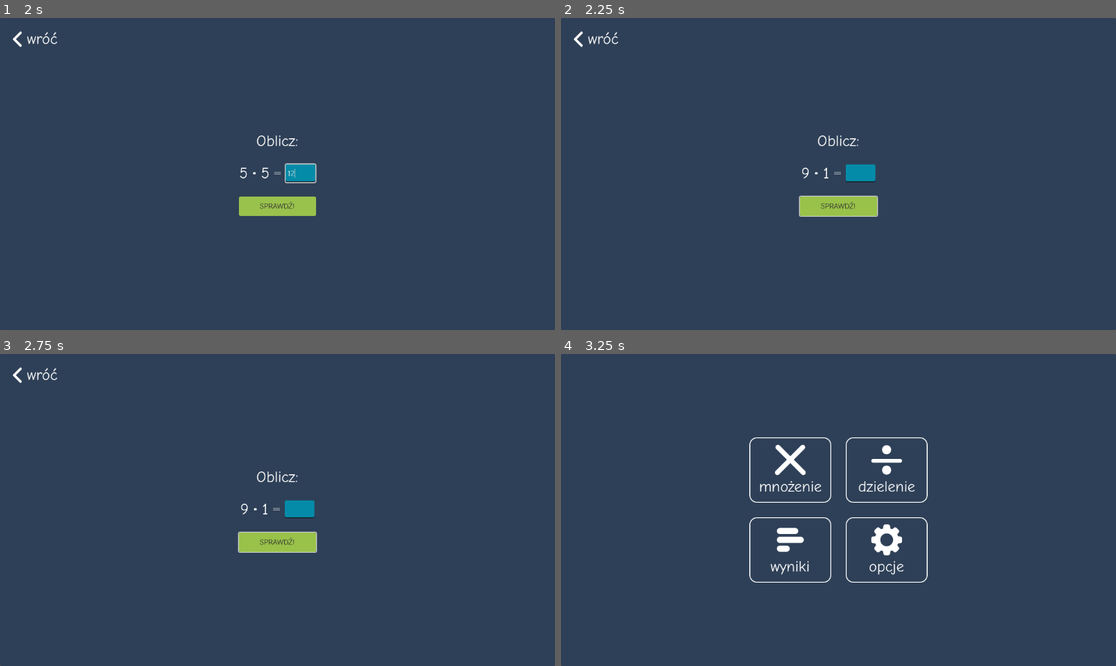
Above: before the commit, frames 1-4 (two rows, left to right).
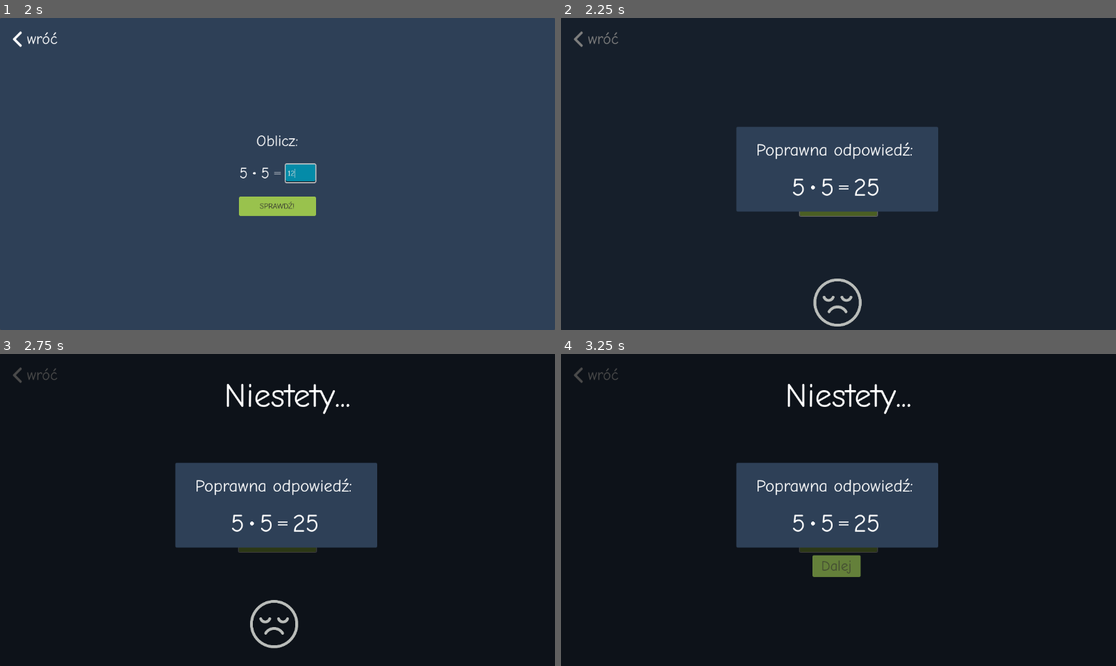
Above: after the commit, the same moments.

Repository: Ajver/tabliczka-mnozenia
Game: Godot game, scene res://src/MainMenu/MainMenu.tscn
Two runs of this game, one before a commit and one after it. Both use one fixed random seed, a clock stepped at 60 frames per second and the inputs below.
Inputs (mouse positions are in pixels of both pictures, inside the frame that each line leads up to):
- Up to frame 1 (2 s): click (227, 133) at 0.52 s; click (299, 174) at 1.27 s; type "12" at 1.35 s
- Up to frame 2 (2.25 s): click "SPRAWDŹ!" at 2 s
- Up to frame 3 (2.75 s): no input
- Up to frame 4 (3.25 s): click (594, 375) at 2.75 s

Frame 1 is identical in both runs. In frame 2, 92% of the frame differs, in the area x 0-100%, y 0-100%; in frame 3, 92%; in frame 4, 92%.

Commit message:
Create Wrong Answer Popup

Diff:
--- a/project/src/AnswerPopups/CorrectAnswerPopup/CorrectAnswerPopup.tscn
+++ b/project/src/AnswerPopups/CorrectAnswerPopup/CorrectAnswerPopup.tscn
@@ -403,10 +403,10 @@
 anchor_top = 0.5
 anchor_right = 0.5
 anchor_bottom = 0.5
-offset_left = -250.0
-offset_top = -164.0
-offset_right = 274.0
-offset_bottom = 198.0
+offset_left = 316.0
+offset_top = 112.0
+offset_right = 840.0
+offset_bottom = 474.0
 grow_horizontal = 2
 grow_vertical = 2
 rotation = 0.152783
@@ -424,10 +424,10 @@
 anchor_top = 0.5
 anchor_right = 0.5
 anchor_bottom = 0.5
-offset_left = -173.0
-offset_top = -128.0
-offset_right = 165.0
-offset_bottom = 141.0
+offset_left = 403.0
+offset_top = 163.0
+offset_right = 741.0
+offset_bottom = 432.0
 grow_horizontal = 2
 grow_vertical = 2
 pivot_offset = Vector2(169, 134)
@@ -443,10 +443,10 @@
 anchor_top = 0.5
 anchor_right = 0.5
 anchor_bottom = 0.5
-offset_left = -37.0
-offset_top = -67.0
-offset_right = 57.0
-offset_bottom = 57.0
+offset_left = 535.0
+offset_top = 237.0
+offset_right = 629.0
+offset_bottom = 361.0
 grow_horizontal = 2
 grow_vertical = 2
 scale = Vector2(1e-05, 1e-05)
@@ -457,10 +457,10 @@
 
 [node name="Label" type="Label" parent="Pivot"]
 layout_mode = 0
-offset_left = -131.0
-offset_top = 342.0
-offset_right = 127.0
-offset_bottom = 434.0
+offset_left = 430.0
+offset_top = 462.0
+offset_right = 688.0
+offset_bottom = 554.0
 pivot_offset = Vector2(129, 48)
 theme_override_colors/font_shadow_color = Color(0.313726, 0.129412, 0, 0.517647)
 theme_override_constants/shadow_offset_x = 1
--- /dev/null
+++ b/project/src/AnswerPopups/WrongAnswerPopup/WrongAnswerPopup.gd
@@ -0,0 +1,38 @@
+extends Control
+
+signal animation_end
+
+@onready var multiply_sign: Control = %MultiplySign
+@onready var divide_sign: Control = %DivideSign
+@onready var correct_a_label: Label = %CorrectA
+@onready var correct_b_label: Label = %CorrectB
+@onready var correct_result_label: Label = %CorrectResult
+@onready var continue_btn: Button = %ContinueBtn
+@onready var animation_player: AnimationPlayer = $AnimationPlayer
+
+
+func _ready() -> void:
+	hide()
+	continue_btn.pressed.connect(_continue)
+
+
+func play(correct_a: int, correct_b: int, correct_result: int, operation: String) -> void:
+	correct_a_label.text = str(correct_a)
+	correct_b_label.text = str(correct_b)
+	correct_result_label.text = str(correct_result)
+
+	if operation == "multiply":
+		multiply_sign.show()
+		divide_sign.hide()
+	else:
+		multiply_sign.hide()
+		divide_sign.show()
+
+	show()
+
+	animation_player.play("fade_in")
+
+
+func _continue() -> void:
+	animation_end.emit()
+	hide()
--- /dev/null
+++ b/project/src/AnswerPopups/WrongAnswerPopup/WrongAnswerPopup.tscn
@@ -0,0 +1,329 @@
+[gd_scene load_steps=9 format=3 uid="uid://diw4mtbdis572"]
+
+[ext_resource type="Script" path="res://src/AnswerPopups/WrongAnswerPopup/WrongAnswerPopup.gd" id="1_cba6y"]
+[ext_resource type="Texture2D" uid="uid://bqfhb1tc7n4m2" path="res://assets/icons/sad.png" id="2_i05ho"]
+[ext_resource type="Texture2D" uid="uid://g3ah7qq8kq6" path="res://assets/icons/colon.png" id="3_3qkoh"]
+[ext_resource type="Texture2D" uid="uid://bwvr0mnnix15t" path="res://assets/icons/equal.png" id="3_bvnfu"]
+[ext_resource type="Texture2D" uid="uid://dmxj5a3fcx4gi" path="res://assets/icons/record-button.png" id="3_m6nl4"]
+
+[sub_resource type="Animation" id="Animation_bkmpo"]
+length = 0.001
+tracks/0/type = "value"
+tracks/0/imported = false
+tracks/0/enabled = true
+tracks/0/path = NodePath("Pivot/Face:position")
+tracks/0/interp = 1
+tracks/0/loop_wrap = true
+tracks/0/keys = {
+"times": PackedFloat32Array(0),
+"transitions": PackedFloat32Array(1),
+"update": 0,
+"values": [Vector2(-52, 187)]
+}
+tracks/1/type = "value"
+tracks/1/imported = false
+tracks/1/enabled = true
+tracks/1/path = NodePath("Pivot/Face:modulate")
+tracks/1/interp = 1
+tracks/1/loop_wrap = true
+tracks/1/keys = {
+"times": PackedFloat32Array(0),
+"transitions": PackedFloat32Array(1),
+"update": 0,
+"values": [Color(0.729385, 0.741471, 0.7283, 1)]
+}
+tracks/2/type = "value"
+tracks/2/imported = false
+tracks/2/enabled = true
+tracks/2/path = NodePath("Pivot/Label:modulate")
+tracks/2/interp = 1
+tracks/2/loop_wrap = true
+tracks/2/keys = {
+"times": PackedFloat32Array(0),
+"transitions": PackedFloat32Array(1),
+"update": 0,
+"values": [Color(1, 1, 1, 0)]
+}
+tracks/3/type = "value"
+tracks/3/imported = false
+tracks/3/enabled = true
+tracks/3/path = NodePath("Pivot/Label:position")
+tracks/3/interp = 1
+tracks/3/loop_wrap = true
+tracks/3/keys = {
+"times": PackedFloat32Array(0),
+"transitions": PackedFloat32Array(1),
+"update": 0,
+"values": [Vector2(-136, 74)]
+}
+tracks/4/type = "value"
+tracks/4/imported = false
+tracks/4/enabled = true
+tracks/4/path = NodePath("ColorRect:color")
+tracks/4/interp = 1
+tracks/4/loop_wrap = true
+tracks/4/keys = {
+"times": PackedFloat32Array(0),
+"transitions": PackedFloat32Array(1),
+"update": 0,
+"values": [Color(0, 0, 0, 0)]
+}
+tracks/5/type = "value"
+tracks/5/imported = false
+tracks/5/enabled = true
+tracks/5/path = NodePath("Pivot/Panel/ContinueBtn:modulate")
+tracks/5/interp = 1
+tracks/5/loop_wrap = true
+tracks/5/keys = {
+"times": PackedFloat32Array(0),
+"transitions": PackedFloat32Array(1),
+"update": 0,
+"values": [Color(1, 1, 1, 1)]
+}
+tracks/6/type = "value"
+tracks/6/imported = false
+tracks/6/enabled = true
+tracks/6/path = NodePath("Pivot/Panel/ContinueBtn:visible")
+tracks/6/interp = 1
+tracks/6/loop_wrap = true
+tracks/6/keys = {
+"times": PackedFloat32Array(0),
+"transitions": PackedFloat32Array(1),
+"update": 1,
+"values": [false]
+}
+
+[sub_resource type="Animation" id="Animation_a88df"]
+resource_name = "fade_in"
+length = 1.5
+tracks/0/type = "value"
+tracks/0/imported = false
+tracks/0/enabled = true
+tracks/0/path = NodePath("Pivot/Face:position")
+tracks/0/interp = 1
+tracks/0/loop_wrap = true
+tracks/0/keys = {
+"times": PackedFloat32Array(0, 0.2, 0.3, 0.4, 0.5, 0.6, 0.666667, 0.833333),
+"transitions": PackedFloat32Array(1, 1, 1, 1, 1, 1, 1, 1),
+"update": 0,
+"values": [Vector2(-54, 365), Vector2(-52, 187), Vector2(-52, 187), Vector2(-3, 187), Vector2(-130, 187), Vector2(-57, 187), Vector2(-57, 187), Vector2(-57, 375)]
+}
+tracks/1/type = "value"
+tracks/1/imported = false
+tracks/1/enabled = true
+tracks/1/path = NodePath("Pivot/Face:modulate")
+tracks/1/interp = 1
+tracks/1/loop_wrap = true
+tracks/1/keys = {
+"times": PackedFloat32Array(0, 0.133333),
+"transitions": PackedFloat32Array(1, 1),
+"update": 0,
+"values": [Color(0.729412, 0.741176, 0.729412, 0), Color(0.729385, 0.741471, 0.7283, 1)]
+}
+tracks/2/type = "value"
+tracks/2/imported = false
+tracks/2/enabled = true
+tracks/2/path = NodePath("Pivot/Label:modulate")
+tracks/2/interp = 1
+tracks/2/loop_wrap = true
+tracks/2/keys = {
+"times": PackedFloat32Array(0, 0.233333, 0.433333),
+"transitions": PackedFloat32Array(1, 1, 1),
+"update": 0,
+"values": [Color(1, 1, 1, 0), Color(1, 1, 1, 0), Color(1, 1, 1, 1)]
+}
+tracks/3/type = "value"
+tracks/3/imported = false
+tracks/3/enabled = true
+tracks/3/path = NodePath("Pivot/Label:position")
+tracks/3/interp = 1
+tracks/3/loop_wrap = true
+tracks/3/keys = {
+"times": PackedFloat32Array(0),
+"transitions": PackedFloat32Array(1),
+"update": 0,
+"values": [Vector2(-111, -277)]
+}
+tracks/4/type = "value"
+tracks/4/imported = false
+tracks/4/enabled = true
+tracks/4/path = NodePath("ColorRect:color")
+tracks/4/interp = 1
+tracks/4/loop_wrap = true
+tracks/4/keys = {
+"times": PackedFloat32Array(0, 0.233333),
+"transitions": PackedFloat32Array(1, 1),
+"update": 0,
+"values": [Color(0, 0, 0, 0), Color(0, 0, 0, 0.709804)]
+}
+tracks/5/type = "value"
+tracks/5/imported = false
+tracks/5/enabled = true
+tracks/5/path = NodePath("Pivot/Panel/ContinueBtn:modulate")
+tracks/5/interp = 1
+tracks/5/loop_wrap = true
+tracks/5/keys = {
+"times": PackedFloat32Array(0, 1, 1.26667),
+"transitions": PackedFloat32Array(1, 1, 1),
+"update": 0,
+"values": [Color(1, 1, 1, 0), Color(1, 1, 1, 0), Color(1, 1, 1, 1)]
+}
+tracks/6/type = "value"
+tracks/6/imported = false
+tracks/6/enabled = true
+tracks/6/path = NodePath("Pivot/Panel/ContinueBtn:visible")
+tracks/6/interp = 1
+tracks/6/loop_wrap = true
+tracks/6/keys = {
+"times": PackedFloat32Array(0, 0.7, 1),
+"transitions": PackedFloat32Array(1, 1, 1),
+"update": 1,
+"values": [false, false, true]
+}
+
+[sub_resource type="AnimationLibrary" id="AnimationLibrary_64tkj"]
+_data = {
+"RESET": SubResource("Animation_bkmpo"),
+"fade_in": SubResource("Animation_a88df")
+}
+
+[node name="WrongAnswerPopup" type="Control"]
+layout_mode = 3
+anchors_preset = 15
+anchor_right = 1.0
+anchor_bottom = 1.0
+grow_horizontal = 2
+grow_vertical = 2
+script = ExtResource("1_cba6y")
+
+[node name="ColorRect" type="ColorRect" parent="."]
+layout_mode = 1
+anchors_preset = 15
+anchor_right = 1.0
+anchor_bottom = 1.0
+grow_horizontal = 2
+grow_vertical = 2
+color = Color(0, 0, 0, 0)
+
+[node name="Pivot" type="Control" parent="."]
+layout_mode = 1
+anchors_preset = 8
+anchor_left = 0.5
+anchor_top = 0.5
+anchor_right = 0.5
+anchor_bottom = 0.5
+grow_horizontal = 2
+grow_vertical = 2
+
+[node name="Face" type="TextureRect" parent="Pivot"]
+modulate = Color(0.729385, 0.741471, 0.7283, 1)
+layout_mode = 1
+anchors_preset = 8
+anchor_left = 0.5
+anchor_top = 0.5
+anchor_right = 0.5
+anchor_bottom = 0.5
+offset_left = -52.0
+offset_top = 187.0
+offset_right = 48.0
+offset_bottom = 287.0
+grow_horizontal = 2
+grow_vertical = 2
+pivot_offset = Vector2(50, 50)
+texture = ExtResource("2_i05ho")
+expand_mode = 1
+stretch_mode = 5
+
+[node name="Label" type="Label" parent="Pivot"]
+modulate = Color(1, 1, 1, 0)
+layout_mode = 0
+offset_left = -136.0
+offset_top = 74.0
+offset_right = 127.0
+offset_bottom = 155.0
+theme_override_font_sizes/font_size = 70
+text = "Niestety..."
+
+[node name="Panel" type="Panel" parent="Pivot"]
+layout_mode = 0
+offset_left = -212.0
+offset_top = -98.0
+offset_right = 207.0
+offset_bottom = 78.0
+
+[node name="Label2" type="Label" parent="Pivot/Panel"]
+layout_mode = 0
+offset_left = 41.0
+offset_top = 27.0
+offset_right = 403.0
+offset_bottom = 108.0
+theme_override_font_sizes/font_size = 36
+text = "Poprawna odpowiedź:"
+
+[node name="HBoxContainer" type="HBoxContainer" parent="Pivot/Panel/Label2"]
+layout_mode = 0
+offset_left = -34.0
+offset_top = 67.0
+offset_right = 366.0
+offset_bottom = 131.0
+theme_override_constants/separation = 10
+alignment = 1
+
+[node name="CorrectA" type="Label" parent="Pivot/Panel/Label2/HBoxContainer"]
+unique_name_in_owner = true
+layout_mode = 2
+theme_override_font_sizes/font_size = 52
+text = "i"
+
+[node name="MultiplySign" type="TextureRect" parent="Pivot/Panel/Label2/HBoxContainer"]
+unique_name_in_owner = true
+custom_minimum_size = Vector2(12, 0)
+layout_mode = 2
+texture = ExtResource("3_m6nl4")
+expand_mode = 1
+stretch_mode = 5
+
+[node name="DivideSign" type="TextureRect" parent="Pivot/Panel/Label2/HBoxContainer"]
+unique_name_in_owner = true
+visible = false
+custom_minimum_size = Vector2(40, 0)
+layout_mode = 2
+texture = ExtResource("3_3qkoh")
+expand_mode = 1
+stretch_mode = 5
+
+[node name="CorrectB" type="Label" parent="Pivot/Panel/Label2/HBoxContainer"]
+unique_name_in_owner = true
+layout_mode = 2
+theme_override_font_sizes/font_size = 52
+text = "i"
+
+[node name="EqSign" type="TextureRect" parent="Pivot/Panel/Label2/HBoxContainer"]
+custom_minimum_size = Vector2(20, 0)
+layout_mode = 2
+texture = ExtResource("3_bvnfu")
+expand_mode = 1
+stretch_mode = 5
+
+[node name="CorrectResult" type="Label" parent="Pivot/Panel/Label2/HBoxContainer"]
+unique_name_in_owner = true
+layout_mode = 2
+theme_override_font_sizes/font_size = 52
+text = "-1"
+
+[node name="ContinueBtn" type="Button" parent="Pivot/Panel"]
+unique_name_in_owner = true
+visible = false
+layout_mode = 0
+offset_left = 158.0
+offset_top = 192.0
+offset_right = 258.0
+offset_bottom = 237.0
+mouse_default_cursor_shape = 2
+theme_override_font_sizes/font_size = 30
+text = "Dalej"
+
+[node name="AnimationPlayer" type="AnimationPlayer" parent="."]
+libraries = {
+"": SubResource("AnimationLibrary_64tkj")
+}
--- a/project/src/Dividing/DivQuestionGenerator.gd
+++ b/project/src/Dividing/DivQuestionGenerator.gd
@@ -32,6 +32,10 @@
 	_previous_key = key
 
 	return [_question_a, _question_b]
+
+
+func get_current_question_answer() -> Array[int]:
+	return [_question_a, _question_b, _question_a / _question_b]
 
 
 func _should_regenerate(key: String) -> bool:
--- a/project/src/Dividing/Dividing.gd
+++ b/project/src/Dividing/Dividing.gd
@@ -7,6 +7,7 @@
 @onready var check_btn = %CheckBtn
 @onready var question_generator = %DivQuestionGenerator
 @onready var correct_answer_popup = $CorrectAnswerPopup
+@onready var wrong_answer_popup = $WrongAnswerPopup
 
 # Used when animatio is playing
 var _ingnore_input: bool = false
@@ -17,6 +18,7 @@
 	check_btn.pressed.connect(_check)
 
 	correct_answer_popup.animation_end.connect(_on_animation_end)
+	wrong_answer_popup.animation_end.connect(_on_animation_end)
 
 	question_generator.generate_correctness_map(10000)
 
@@ -44,10 +46,11 @@
 		_ingnore_input = true
 		correct_answer_popup.play()
 	else:
-		pass
-
-	_generate_next_question()
+		var current_answer = question_generator.get_current_question_answer()
+		wrong_answer_popup.play(current_answer[0], current_answer[1], current_answer[2], "div")
 
 
 func _on_animation_end() -> void:
 	_ingnore_input = false
+
+	_generate_next_question()
--- a/project/src/Dividing/Dividing.tscn
+++ b/project/src/Dividing/Dividing.tscn
@@ -7,6 +7,7 @@
 [ext_resource type="Script" path="res://src/Dividing/DivQuestionGenerator.gd" id="5_3lyty"]
 [ext_resource type="PackedScene" uid="uid://ktq7dk11v77m" path="res://src/BackBtn/BackBtn.tscn" id="5_agt1j"]
 [ext_resource type="PackedScene" uid="uid://cgqw7cyrqtiiy" path="res://src/AnswerPopups/CorrectAnswerPopup/CorrectAnswerPopup.tscn" id="6_2c3b5"]
+[ext_resource type="PackedScene" uid="uid://diw4mtbdis572" path="res://src/AnswerPopups/WrongAnswerPopup/WrongAnswerPopup.tscn" id="7_2psbe"]
 
 [node name="Dividing" type="Control"]
 layout_mode = 3
@@ -91,6 +92,9 @@
 [node name="CorrectAnswerPopup" parent="." instance=ExtResource("6_2c3b5")]
 layout_mode = 1
 
+[node name="WrongAnswerPopup" parent="." instance=ExtResource("7_2psbe")]
+layout_mode = 1
+
 [node name="DivQuestionGenerator" type="Node" parent="."]
 unique_name_in_owner = true
 script = ExtResource("5_3lyty")
--- a/project/src/Multiplying/MulQuestionGenerator.gd
+++ b/project/src/Multiplying/MulQuestionGenerator.gd
@@ -31,6 +31,10 @@
 	_previous_key = key
 
 	return [_question_a, _question_b]
+
+
+func get_current_question_answer() -> Array[int]:
+	return [_question_a, _question_b, _question_a * _question_b]
 
 
 func _should_regenerate(key: String) -> bool:
--- a/project/src/Multiplying/Multiplying.gd
+++ b/project/src/Multiplying/Multiplying.gd
@@ -6,6 +6,7 @@
 @onready var check_btn = %CheckBtn
 @onready var question_generator = %MulQuestionGenerator
 @onready var correct_answer_popup = $CorrectAnswerPopup
+@onready var wrong_answer_popup = $WrongAnswerPopup
 
 # Used when animation is playing
 var _ignore_input: bool = false
@@ -16,6 +17,7 @@
 	check_btn.pressed.connect(_check)
 
 	correct_answer_popup.animation_end.connect(_on_animation_ended)
+	wrong_answer_popup.animation_end.connect(_on_animation_ended)
 
 	question_generator.generate_correctness_map(10000)
 
@@ -39,15 +41,16 @@
 	var answer_int : int = answer_text.to_int()
 	var is_correct = question_generator.check(answer_int)
 
+	_ignore_input = true
+
 	if is_correct:
-		_ignore_input = true
 		correct_answer_popup.play()
 	else:
-		pass
-
-	_generate_next_question()
+		var current_answer = question_generator.get_current_question_answer()
+		wrong_answer_popup.play(current_answer[0], current_answer[1], current_answer[2], "multiply")
 
 
 func _on_animation_ended() -> void:
-	print("END")
 	_ignore_input = false
+
+	_generate_next_question()
--- a/project/src/Multiplying/Multiplying.tscn
+++ b/project/src/Multiplying/Multiplying.tscn
@@ -6,6 +6,7 @@
 [ext_resource type="PackedScene" uid="uid://ktq7dk11v77m" path="res://src/BackBtn/BackBtn.tscn" id="4_jhtjj"]
 [ext_resource type="PackedScene" uid="uid://cgqw7cyrqtiiy" path="res://src/AnswerPopups/CorrectAnswerPopup/CorrectAnswerPopup.tscn" id="5_t8lru"]
 [ext_resource type="Script" path="res://src/Multiplying/MulQuestionGenerator.gd" id="5_tdant"]
+[ext_resource type="PackedScene" uid="uid://diw4mtbdis572" path="res://src/AnswerPopups/WrongAnswerPopup/WrongAnswerPopup.tscn" id="6_2gi1c"]
 
 [node name="Multiplying" type="Control"]
 layout_mode = 3
@@ -86,6 +87,9 @@
 [node name="CorrectAnswerPopup" parent="." instance=ExtResource("5_t8lru")]
 layout_mode = 1
 
+[node name="WrongAnswerPopup" parent="." instance=ExtResource("6_2gi1c")]
+layout_mode = 1
+
 [node name="MulQuestionGenerator" type="Node" parent="."]
 unique_name_in_owner = true
 script = ExtResource("5_tdant")
Binary file added: project/assets/icons/sad.png
Not shown, added: project/assets/icons/sad.png.import
Not shown: 1 places in project/src/Dividing/Dividing.tscn that only renumber resources
Not shown: 1 places in project/src/Multiplying/Multiplying.tscn that only renumber resources
Not shown, changed: README.md
